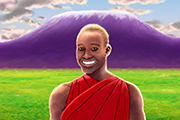
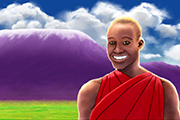
Layers edited between the first and the second 180x120 image:
added layer "2019-3-28" above "Layer 2" over bbox(0, 0, 180, 120)
